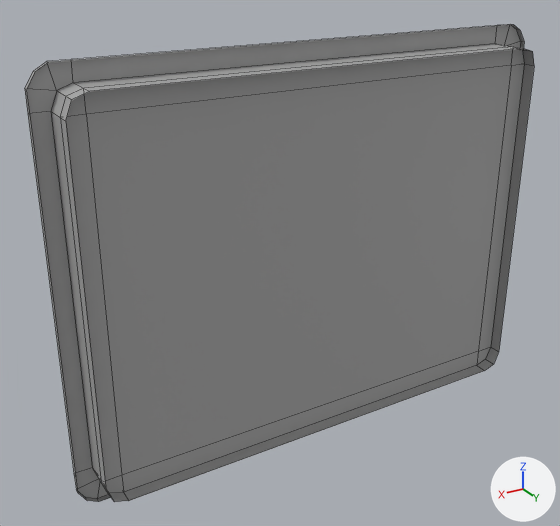
A saved change to the FBX model Pre-Import/UV (Move Models File Here - .MB or .FBX Format)/Hall_Window.fbx.
Before and after are seen from a camera (50 mm lens) standing at (1.819, 1.598, 1.394) and looking at (0.851, -0.016, 0.587). Every picture has the same lights, and +X, +Y and +Z are marked at lower right. Mesh edges are drawn as thin lines. Where no turn or scale is listed for an object, it has been applied to the vertices.

Names of what the first picture shows: 'Hall_Window'.
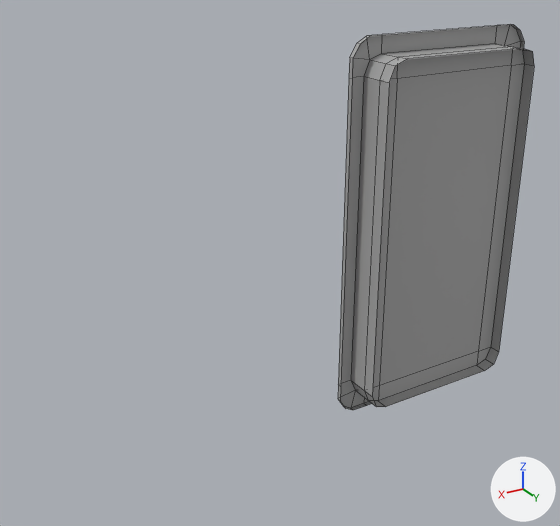
The newer file is also turned or shifted as a whole; pictures and numbers use the older file's frame.

Boxes [x1, y1, x2, y2] around the edits, measured in the pictures (560 x 526 px; the box of a moved part takes in the faces that stretch with it):
'Hall_Window', reshaped (61% narrower, 19% shorter): before [25, 24, 534, 502]; after [338, 24, 534, 410]
part 1 of me_mesh, moved or reshaped: before [25, 32, 494, 502]; after [338, 32, 494, 410]

The change in detail:
me_mesh has 80 vertices, 57 faces and spans x 0.05..1.45, y -0.014..0.091, z 0.05..1.15.
me_mesh is used by ob_hall_window; location (0.0, 0.0, 0.0).
me_mesh part 1: all 40 vertices in x 1.35..1.45, y -0.014..0.091, z 0.05..1.15 are moved by (-0.8, 0.0, 0.0).
